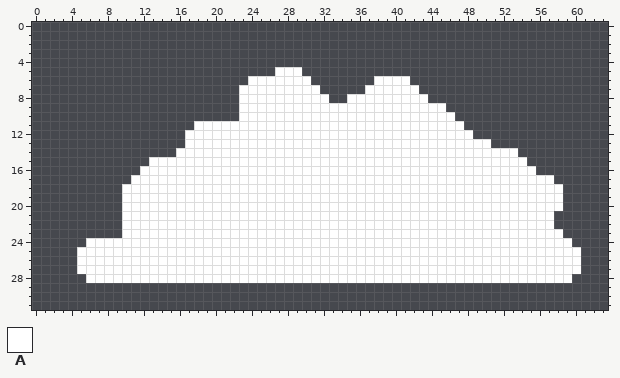
Edited in one commit: pixel-art file (Art/Aseprites/Sky.aseprite). Above, as it was before the edit.
64x32 pixels, 1 frame.
Palette (. is transparent): A #ffffff
Pixels before, first column x 5:
 5 ......................AAA...............................
 6 ...................AAAAAAA.......AAAA...................
 7 ..................AAAAAAAAA.....AAAAAA..................
 8 ..................AAAAAAAAAA..AAAAAAAAA.................
 9 ..................AAAAAAAAAAAAAAAAAAAAAAA...............
10 ..................AAAAAAAAAAAAAAAAAAAAAAAA..............
11 .............AAAAAAAAAAAAAAAAAAAAAAAAAAAAAA.............
12 ............AAAAAAAAAAAAAAAAAAAAAAAAAAAAAAAA............
13 ............AAAAAAAAAAAAAAAAAAAAAAAAAAAAAAAAAA..........
14 ...........AAAAAAAAAAAAAAAAAAAAAAAAAAAAAAAAAAAAAA.......
15 ........AAAAAAAAAAAAAAAAAAAAAAAAAAAAAAAAAAAAAAAAAA......
16 .......AAAAAAAAAAAAAAAAAAAAAAAAAAAAAAAAAAAAAAAAAAAA.....
17 ......AAAAAAAAAAAAAAAAAAAAAAAAAAAAAAAAAAAAAAAAAAAAAAA...
18 .....AAAAAAAAAAAAAAAAAAAAAAAAAAAAAAAAAAAAAAAAAAAAAAAAA..
19 .....AAAAAAAAAAAAAAAAAAAAAAAAAAAAAAAAAAAAAAAAAAAAAAAAA..
20 .....AAAAAAAAAAAAAAAAAAAAAAAAAAAAAAAAAAAAAAAAAAAAAAAAA..
21 .....AAAAAAAAAAAAAAAAAAAAAAAAAAAAAAAAAAAAAAAAAAAAAAAA...
22 .....AAAAAAAAAAAAAAAAAAAAAAAAAAAAAAAAAAAAAAAAAAAAAAAA...
23 .....AAAAAAAAAAAAAAAAAAAAAAAAAAAAAAAAAAAAAAAAAAAAAAAAA..
24 .AAAAAAAAAAAAAAAAAAAAAAAAAAAAAAAAAAAAAAAAAAAAAAAAAAAAAA.
25 AAAAAAAAAAAAAAAAAAAAAAAAAAAAAAAAAAAAAAAAAAAAAAAAAAAAAAAA
26 AAAAAAAAAAAAAAAAAAAAAAAAAAAAAAAAAAAAAAAAAAAAAAAAAAAAAAAA
27 AAAAAAAAAAAAAAAAAAAAAAAAAAAAAAAAAAAAAAAAAAAAAAAAAAAAAAAA
28 .AAAAAAAAAAAAAAAAAAAAAAAAAAAAAAAAAAAAAAAAAAAAAAAAAAAAAA.
The result:
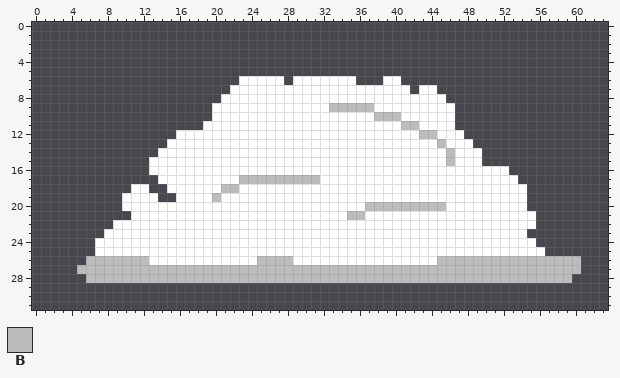
Colours new in this view: B #bcbcbc
Diff:
layer "Cloud 3" added
layer "Layer 1" removed
y 5: x 27..29 AAA -> ...
y 6: x 23 . -> A; x 28 A -> .; x 31..35 ..... -> AAAAA; x 38 A -> .; x 41 A -> .
y 7: x 22 . -> A; x 32..36 ..... -> AAAAA; x 42..44 A.. -> .AA
y 8: x 21..22 .. -> AA; x 33..34 .. -> AA; x 44..45 .. -> AA
y 9: x 20..22 ... -> AAA; x 33..37 AAAAA -> BBBBB; x 46 . -> A
y 10: x 20..22 ... -> AAA; x 38..40 AAA -> BBB
y 11: x 18 A -> .; x 41..42 AA -> BB; x 47 A -> .
y 12: x 16 . -> A; x 43..44 AA -> BB; x 48 A -> .
y 13: x 15..16 .. -> AA; x 45 A -> B; x 49..50 AA -> ..
y 14: x 14..15 .. -> AA; x 46 A -> B; x 50..53 AAAA -> ....
y 15: x 46 A -> B; x 50..54 AAAAA -> .....
y 16: x 12 A -> .; x 53..55 AAA -> ...
y 17: x 11..13 AAA -> ...; x 23..31 AAAAAAAAA -> BBBBBBBBB; x 54..57 AAAA -> ....
y 18: x 10 A -> .; x 13..14 AA -> ..; x 21..22 AA -> BB; x 55..58 AAAA -> ....
y 19: x 14..15 AA -> ..; x 20 A -> B; x 55..58 AAAA -> ....
y 20: x 37..45 AAAAAAAAA -> BBBBBBBBB; x 55..58 AAAA -> ....
y 21: x 10 A -> .; x 35..36 AA -> BB; x 56..57 AA -> ..
y 22: x 9 . -> A; x 56..57 AA -> ..
y 23: x 8..9 .. -> AA; x 55..58 AAAA -> ....
y 24: x 6 A -> .; x 56..59 AAAA -> ....
y 25: x 5..6 AA -> ..; x 57..60 AAAA -> ....
y 26: x 5..12 AAAAAAAA -> .BBBBBBB; x 25..28 AAAA -> BBBB; x 45..60 AAAAAAAAAAAAAAAA -> BBBBBBBBBBBBBBBB
y 27: x 5..60 AAAAAAAAAAAAAAAAAAAAAAAAAAAAAAAAAAAAAAAAAAAAAAAAAAAAAAAA -> BBBBBBBBBBBBBBBBBBBBBBBBBBBBBBBBBBBBBBBBBBBBBBBBBBBBBBBB
y 28: x 6..59 AAAAAAAAAAAAAAAAAAAAAAAAAAAAAAAAAAAAAAAAAAAAAAAAAAAAAA -> BBBBBBBBBBBBBBBBBBBBBBBBBBBBBBBBBBBBBBBBBBBBBBBBBBBBBB
Where, in picture pixels (left, top, right, bottom), the same in both pictures:
changed: (77, 67, 581, 283)
